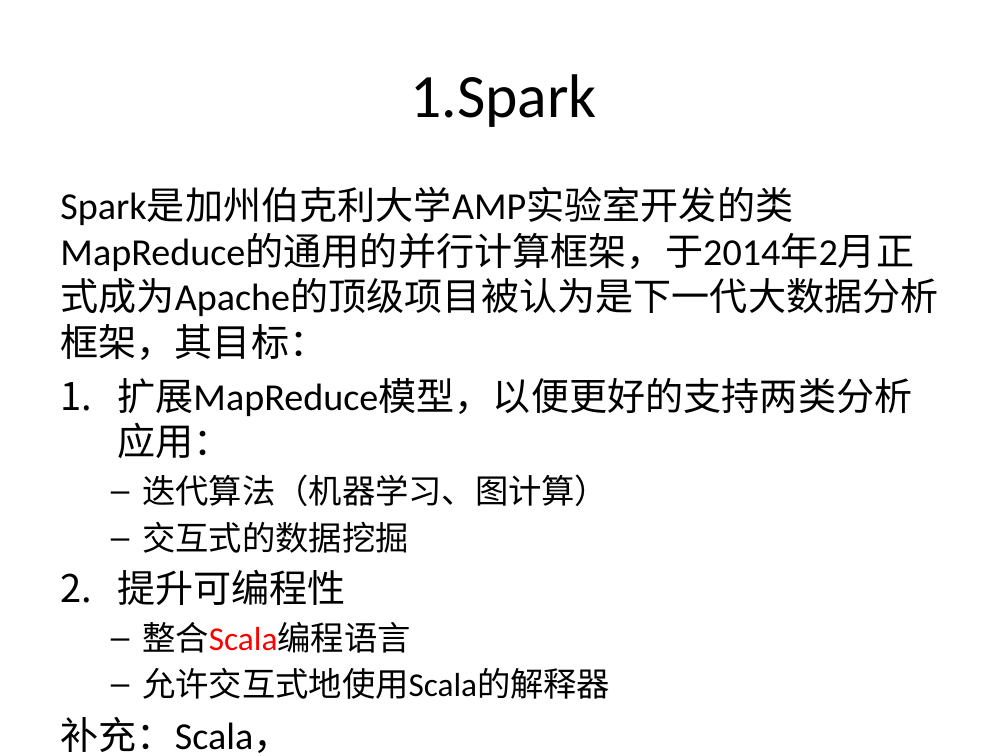
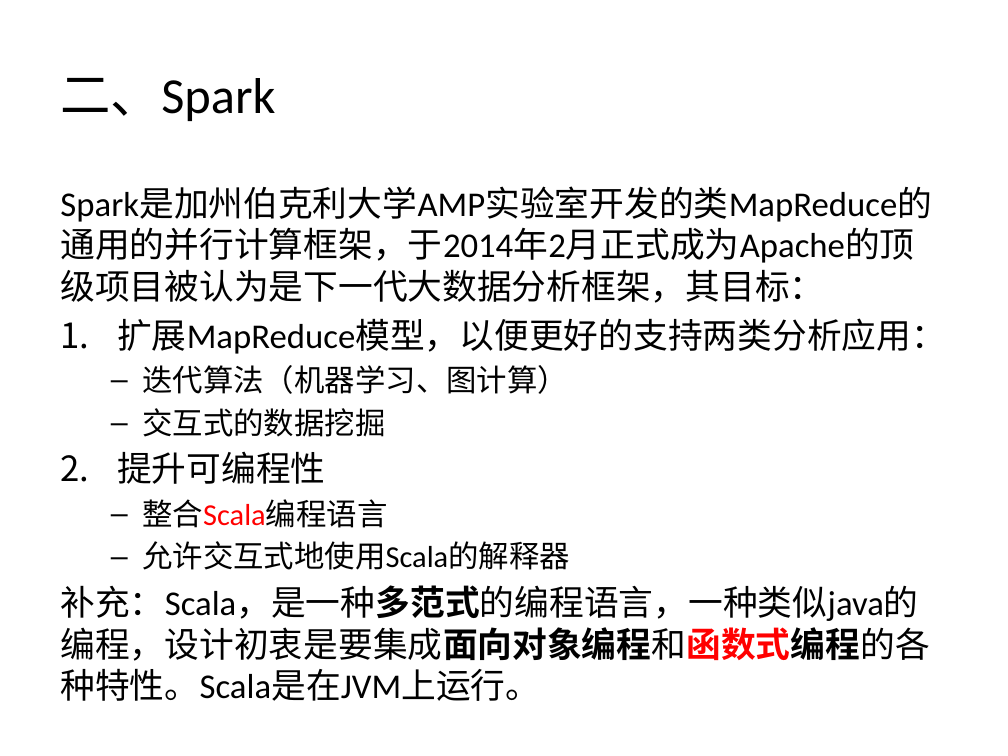
Before and after one commit to wuxingdexian/seminar, a slide deck: slide 8 of 整合.pptx (slide 9 before the commit). Drawn at 1008x756 pixels with LibreOffice and Linux fonts; fonts in the diff are those of the drawing. Boxes give left, top, right and bottom in pixels: in the first picture for what was removed or moved away, otherwise in the second. Text is boxed around its words. In the diff, an @@ line names an element or a change of style, - is before the commit and + after.

```diff
--- a/整合.pptx
+++ b/整合.pptx
@@ title at bbox=[60, 78, 275, 121]: text changed; size 44 to 36 pt @@
-1.Spark
+二、Spark
@@ text at bbox=[60, 227, 946, 570]: size 27.2 to 24.8 pt in "Spark是加州伯克利大学AMP实验室开发的类MapReduce的通用的并行计算框架，于2014年2月正式成为Apach ...", "扩展MapReduce模型，以便更好的支持两类分析应用：", "提升可编程性"; size 23.8 to 21.7 pt in "迭代算法（机器学习、图计算）", "交互式的数据挖掘", "整合Scala编程语言", "允许交互式地使用Scala的解释器" @@
@@ text at bbox=[60, 585, 929, 661]: text changed; size 27.2 to 24.8 pt @@
-补充：Scala，
+补充：Scala，是一种多范式的编程语言，一种类似java的编程，设计初衷是要集成面向对象编程和函数式编程的各种特性。Scala是在JVM上运行。
```
Also in this commit, not shown: 38 other slides changed, 2 slides added, 1 slide removed.
